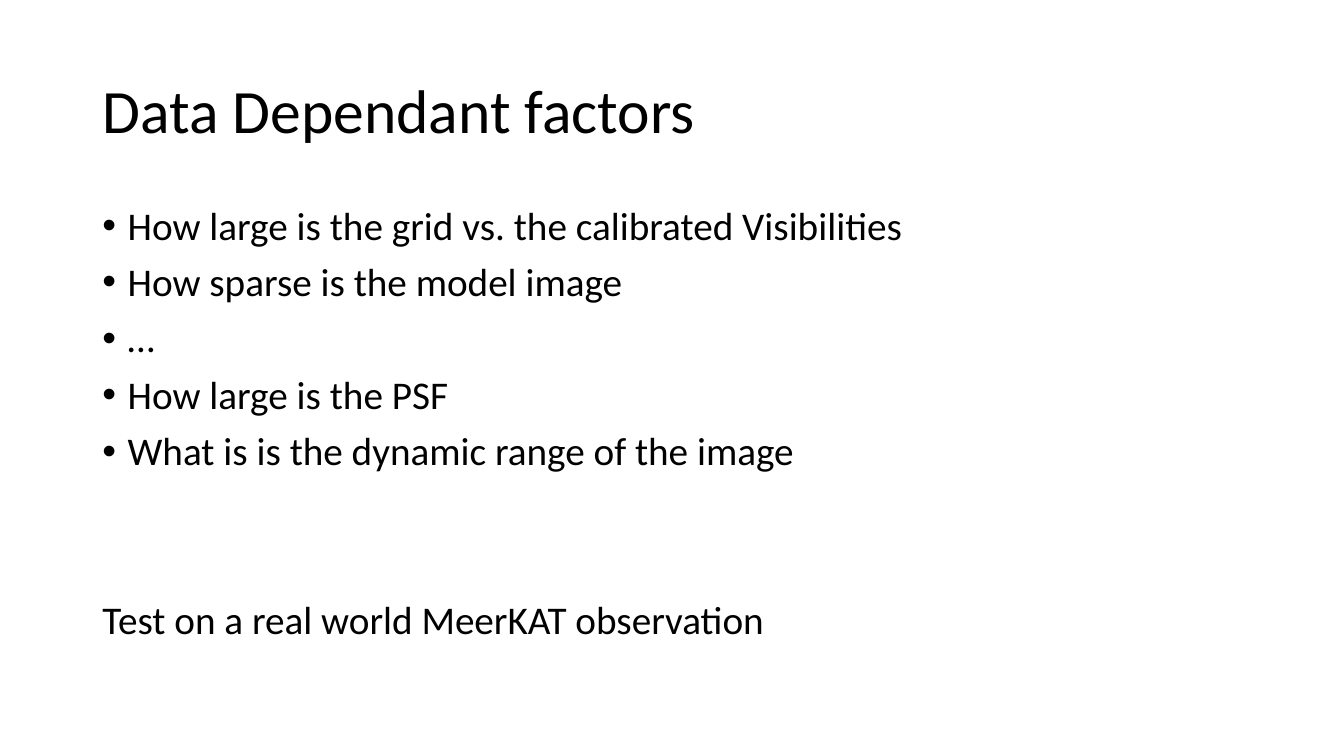
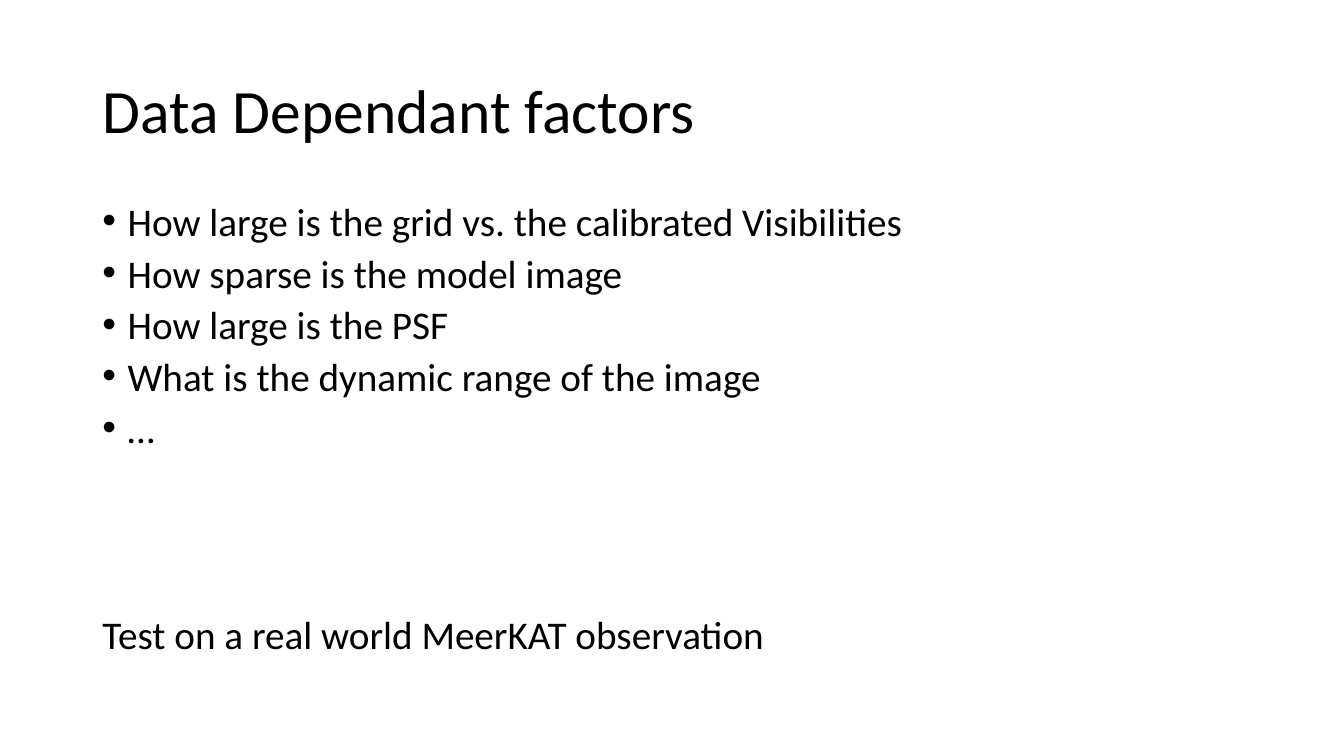
Before and after one commit to lord-blueberry/p9-doc, a slide deck: slide 15 of SKA-Days/Towards Distributed Image Reconstruction.pptx (slide 16 before the commit). Drawn at 1344x756 pixels with LibreOffice and Linux fonts; fonts in the diff are those of the drawing. Boxes give left, top, right and bottom in pixels: in the first picture for what was removed or moved away, otherwise in the second. Text is boxed around its words. In the diff, an @@ line names an element or a change of style, - is before the commit and + after.

```diff
--- a/SKA-Days/Towards Distributed Image Reconstruction.pptx
+++ b/SKA-Days/Towards Distributed Image Reconstruction.pptx
@@ text at <box>102,208,902,650</box>: line spacing 0.9 to 0.8 @@
@@ text at <box>128,311,761,398</box>: paragraphs added @@
+• How large is the PSF
+• What is the dynamic range of the image
@@ text at <box>128,381,794,472</box>: paragraphs removed @@
-• How large is the PSF
-• What is is the dynamic range of the image
```
Also in this commit, not shown: 9 other slides changed, 2 slides added, 3 slides removed, 1 other file.
